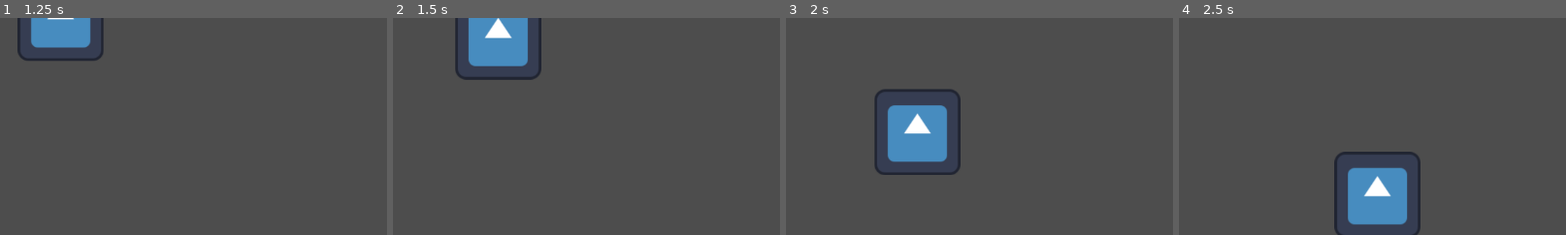
Above: before the commit, frames 1-4 (left to right).
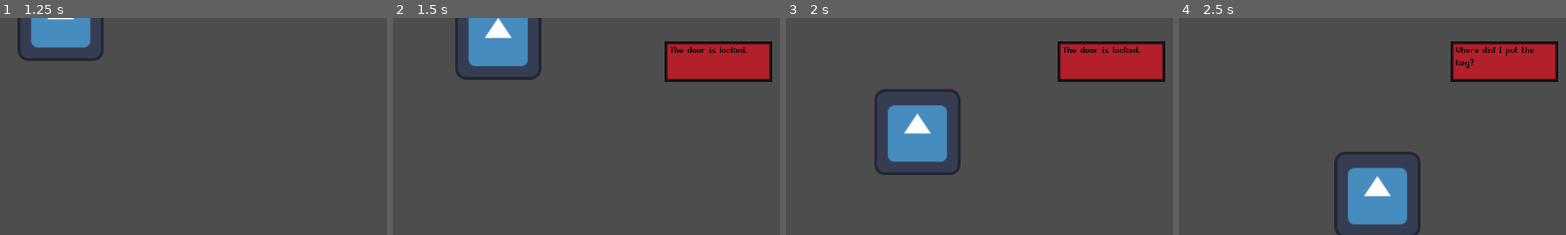
Above: after the commit, the same moments.

Repository: caden602/Project_Museum
Game: Godot game, scene res://scenes/levels/main.tscn
The game is run twice, just before and just after one commit, with the same random seed, the same clock (stepped at 60 frames per second) and the same inputs. Before the commit the project starts from res://scenes/main.tscn. The engine's default icon, where the game draws it, is replaced by a stand-in: a white triangle on a blue panel in a dark square.
Inputs:
- Up to frame 1 (1.25 s): tap Enter at 0.5 s; hold D (move_right) from 0.53 s (still down); hold Space (space, bound only after the commit) from 0.53 s (still down)
- Up to frame 2 (1.5 s): release D (move_right) at 1.28 s; release Space (space, bound only after the commit) at 1.28 s; hold S (move_down) from 1.28 s (still down); tap Space (space, bound only after the commit) at 1.35 s
- Up to frame 3 (2 s): keep holding S (move_down)
- Up to frame 4 (2.5 s): release S (move_down) at 2.03 s; hold D (move_right) from 2.03 s (still down); hold Space (space, bound only after the commit) from 2.03 s (still down)
The pictures show only the part of the screen within x 8-58%, y 0-50%; the shares and areas given below are measured in that part.

Frame 1 is identical in both runs. In frame 2, 5.2% of the frame differs, in the area x 70-98%, y 10-30%; in frame 3, 5.2%; in frame 4, 5.2%.

Commit message:
Add basic dialog system

Diff:
--- /dev/null
+++ b/assets/fonts/DefaultFont.tres
@@ -0,0 +1,6 @@
+[gd_resource type="FontFile" load_steps=2 format=2]
+
+[ext_resource path="res://assets/fonts/EquipmentPro.ttf" type="FontFile" id=1]
+
+[resource]
+font_data = ExtResource( 1 )
--- a/scenes/player.tscn
+++ b/assets/player.tscn
@@ -1,9 +1,12 @@
-[gd_scene load_steps=4 format=3 uid="uid://q85t8tsv1jaj"]
+[gd_scene load_steps=5 format=3 uid="uid://q85t8tsv1jaj"]
 
 [ext_resource type="Texture2D" uid="uid://h65lnrmut8c7" path="res://icon.svg" id="1_7b6vl"]
 [ext_resource type="Script" path="res://scripts/player.gd" id="1_gqfxu"]
 
 [sub_resource type="CircleShape2D" id="CircleShape2D_sggu1"]
+
+[sub_resource type="CircleShape2D" id="CircleShape2D_qjypy"]
+radius = 65.0692
 
 [node name="Player" type="CharacterBody2D"]
 script = ExtResource("1_gqfxu")
@@ -13,3 +16,10 @@
 
 [node name="CollisionShape2D" type="CollisionShape2D" parent="."]
 shape = SubResource("CircleShape2D_sggu1")
+
+[node name="DialogInteractionArea" type="Area2D" parent="."]
+collision_layer = 2
+collision_mask = 0
+
+[node name="CollisionShape2D" type="CollisionShape2D" parent="DialogInteractionArea"]
+shape = SubResource("CircleShape2D_qjypy")
--- /dev/null
+++ b/dialog/world_dialog.json
@@ -0,0 +1,10 @@
+{
+	"door": [
+		"The door is locked.",
+		"Where did I put the key?"
+	],
+	"pictures": [
+		"Pictures of places that I have visited.",
+		"I used to do a lot of traveling."
+	]
+}
--- a/project.godot
+++ b/project.godot
@@ -11,9 +11,13 @@
 [application]
 
 config/name="Project_Museum"
-run/main_scene="res://scenes/main.tscn"
+run/main_scene="res://scenes/levels/main.tscn"
 config/features=PackedStringArray("4.3", "GL Compatibility")
 config/icon="res://icon.svg"
+
+[autoload]
+
+SignalBus="*res://singletons/signal_bus.gd"
 
 [input]
 
@@ -37,6 +41,16 @@
 "events": [Object(InputEventKey,"resource_local_to_scene":false,"resource_name":"","device":-1,"window_id":0,"alt_press …(192 unchanged characters)…
 ]
 }
+space={
+"deadzone": 0.5,
+"events": [Object(InputEventKey,"resource_local_to_scene":false,"resource_name":"","device":-1,"window_id":0,"alt_pressed":false,"shift_pressed":false,"ctrl_pressed":false,"meta_pressed":false,"pressed":false,"keycode":0,"physical_keycode":32,"key_label":0,"unicode":32,"location":0,"echo":false,"script":null)
+]
+}
+
+[layer_names]
+
+2d_physics/layer_1="World"
+2d_physics/layer_2="Dialog"
 
 [rendering]
 
--- /dev/null
+++ b/scenes/dialog/dialog_area.tscn
@@ -0,0 +1,13 @@
+[gd_scene load_steps=2 format=3 uid="uid://yaskmpkls40f"]
+
+[ext_resource type="Script" path="res://scripts/dialog_area.gd" id="1_7e5lk"]
+
+[node name="DialogArea" type="Area2D"]
+collision_layer = 0
+collision_mask = 2
+script = ExtResource("1_7e5lk")
+
+[node name="CollisionShape2D" type="CollisionShape2D" parent="."]
+
+[connection signal="area_entered" from="." to="." method="_on_DialogArea_area_entered"]
+[connection signal="area_exited" from="." to="." method="_on_DialogArea_area_exited"]
--- /dev/null
+++ b/scenes/levels/main.tscn
@@ -0,0 +1,35 @@
+[gd_scene load_steps=6 format=3 uid="uid://cf5ngwvuv5mcw"]
+
+[ext_resource type="PackedScene" uid="uid://q85t8tsv1jaj" path="res://assets/player.tscn" id="1_rrj3h"]
+[ext_resource type="PackedScene" uid="uid://yaskmpkls40f" path="res://scenes/dialog/dialog_area.tscn" id="2_gwkgc"]
+[ext_resource type="PackedScene" uid="uid://cum3uhbgu6q8j" path="res://scenes/ui/dialog_player.tscn" id="3_lwolx"]
+
+[sub_resource type="RectangleShape2D" id="RectangleShape2D_h8vy4"]
+size = Vector2(256, 476)
+
+[sub_resource type="RectangleShape2D" id="RectangleShape2D_oeyrb"]
+size = Vector2(99, 264)
+
+[node name="main" type="Node2D"]
+process_mode = 3
+
+[node name="Player" parent="." instance=ExtResource("1_rrj3h")]
+
+[node name="Barrier" type="StaticBody2D" parent="."]
+
+[node name="CollisionShape2D" type="CollisionShape2D" parent="Barrier"]
+position = Vector2(795, 229)
+shape = SubResource("RectangleShape2D_h8vy4")
+
+[node name="DialogAreaDoor" parent="." instance=ExtResource("2_gwkgc")]
+position = Vector2(167, 0)
+text_key = "door"
+
+[node name="CollisionShape2D" parent="DialogAreaDoor" index="0"]
+position = Vector2(-2, 0)
+shape = SubResource("RectangleShape2D_oeyrb")
+
+[node name="DialogPlayer" parent="." instance=ExtResource("3_lwolx")]
+scene_text_file = "res://dialog/world_dialog.json"
+
+[editable path="DialogAreaDoor"]
--- a/scenes/main.tscn
+++ /dev/null
@@ -1,16 +0,0 @@
-[gd_scene load_steps=3 format=3 uid="uid://cf5ngwvuv5mcw"]
-
-[ext_resource type="PackedScene" uid="uid://q85t8tsv1jaj" path="res://scenes/player.tscn" id="1_2m10i"]
-
-[sub_resource type="RectangleShape2D" id="RectangleShape2D_h8vy4"]
-size = Vector2(256, 476)
-
-[node name="main" type="Node2D"]
-
-[node name="Player" parent="." instance=ExtResource("1_2m10i")]
-
-[node name="StaticBody2D" type="StaticBody2D" parent="."]
-
-[node name="CollisionShape2D" type="CollisionShape2D" parent="StaticBody2D"]
-position = Vector2(795, 229)
-shape = SubResource("RectangleShape2D_h8vy4")
--- /dev/null
+++ b/scenes/ui/dialog_player.gd
@@ -0,0 +1,48 @@
+extends CanvasLayer
+
+@export_file("*json") var scene_text_file: String
+
+var scene_text: Dictionary = {}
+var selected_text: Array = []
+var in_progress: bool = false
+
+@onready var background = $Background
+@onready var text_label = $TextLabel
+
+func _ready():
+	background.visible = false
+	scene_text = load_scene_text()
+	SignalBus.connect("display_dialog", Callable(self, "on_display_dialog"))
+
+func load_scene_text():
+	if FileAccess.file_exists(scene_text_file):
+		var file = FileAccess.open(scene_text_file, FileAccess.READ)
+		var test_json_conv = JSON.new()
+		test_json_conv.parse(file.get_as_text())
+		return test_json_conv.get_data()
+
+func show_text():
+	text_label.text = selected_text.pop_front()
+
+func next_line():
+	if selected_text.size() > 0:
+		show_text()
+	else:
+		finish()
+
+func finish():
+	text_label.text = ""
+	background.visible = false
+	in_progress = false
+	get_tree().paused = false
+
+func on_display_dialog(text_key):
+	print(in_progress)
+	if in_progress:
+		next_line()
+	else:
+		get_tree().paused = true
+		background.visible = true
+		in_progress = true
+		selected_text = scene_text[text_key].duplicate()
+		show_text()
--- /dev/null
+++ b/scenes/ui/dialog_player.tscn
@@ -0,0 +1,31 @@
+[gd_scene load_steps=4 format=3 uid="uid://cum3uhbgu6q8j"]
+
+[ext_resource type="Texture2D" uid="uid://5p1hhu66drwm" path="res://assets/Dialogue-Background.png" id="1"]
+[ext_resource type="FontFile" path="res://assets/fonts/DefaultFont.tres" id="2"]
+[ext_resource type="Script" path="res://scenes/ui/dialog_player.gd" id="3"]
+
+[node name="DialogPlayer" type="CanvasLayer"]
+process_mode = 3
+script = ExtResource("3")
+
+[node name="Background" type="TextureRect" parent="."]
+anchors_preset = 5
+anchor_left = 0.5
+anchor_right = 0.5
+offset_left = -80.0
+offset_top = 35.0
+offset_bottom = 65.0
+scale = Vector2(2, 2)
+texture = ExtResource("1")
+
+[node name="TextLabel" type="Label" parent="."]
+anchors_preset = 5
+anchor_left = 0.5
+anchor_right = 0.5
+offset_left = -72.0
+offset_top = 40.0
+offset_right = 72.0
+offset_bottom = 90.0
+theme_override_colors/font_color = Color(0.0784314, 0.0627451, 0.0745098, 1)
+theme_override_fonts/font = ExtResource("2")
+autowrap_mode = 2
--- /dev/null
+++ b/scripts/dialog_area.gd
@@ -0,0 +1,16 @@
+extends Area2D
+
+@export var text_key: String = ""
+
+var area_active: bool = false
+
+func _input(event):
+	if area_active and event.is_action_pressed("space"):
+		print("space")
+		SignalBus.emit_signal("display_dialog", text_key)
+
+func _on_DialogArea_area_entered(_area):
+	area_active = true
+
+func _on_DialogArea_area_exited(_area):
+	area_active = false
--- /dev/null
+++ b/singletons/signal_bus.gd
@@ -0,0 +1,3 @@
+extends Node
+
+signal display_dialog(text_key)
Binary file added: assets/Background.png
Not shown, added: assets/Background.png.import
Binary file added: assets/Dialogue-Background.png
Not shown, added: assets/Dialogue-Background.png.import
Binary file added: assets/fonts/EquipmentPro.ttf
Not shown, added: assets/fonts/EquipmentPro.ttf.import
